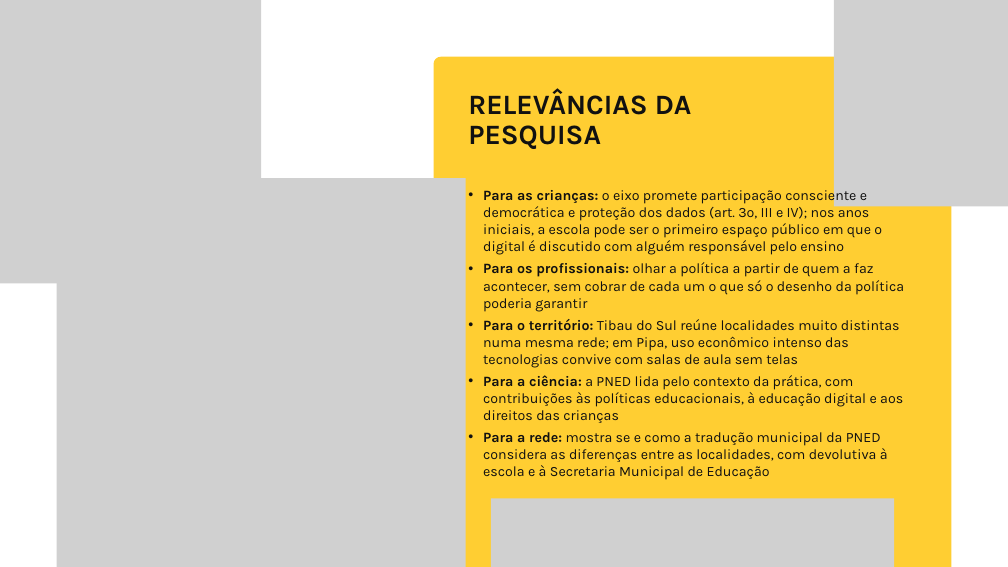
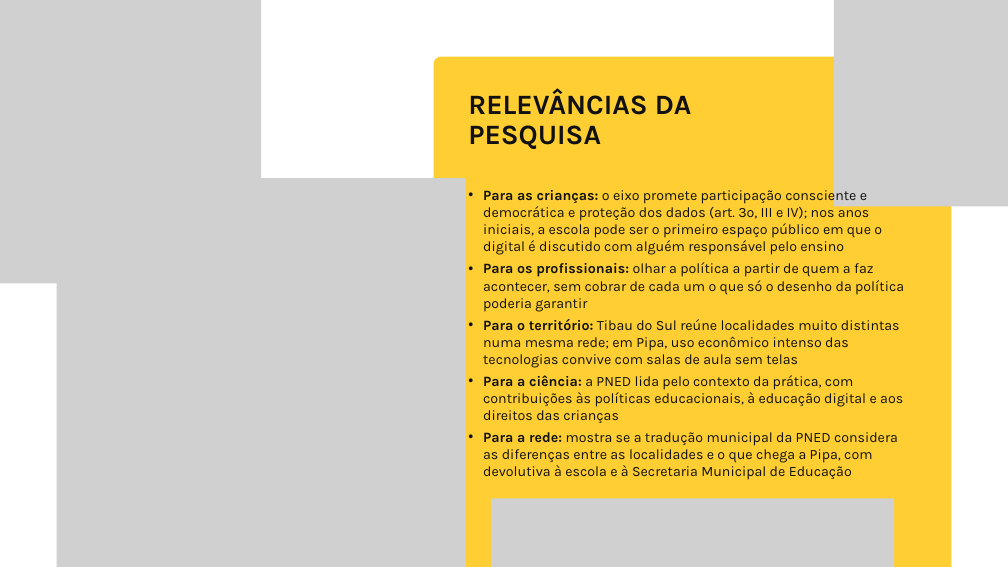
Before and after one commit to yzynya-beep/Tese, a slide deck: slide 6 of apresentacao_qualificacao/Qualificacao_PNED_Pipa.pptx. Drawn at 1008x567 pixels with LibreOffice and Linux fonts; fonts in the diff are those of the drawing; grey boxes stand for pictures; background and template pictures are left out. Boxes give left, top, right and bottom in pixels: in the first picture for what was removed or moved away, otherwise in the second. Text is boxed around its words. In the diff, an @@ line names an element or a change of style, - is before the commit and + after.

```diff
--- a/apresentacao_qualificacao/Qualificacao_PNED_Pipa.pptx
+++ b/apresentacao_qualificacao/Qualificacao_PNED_Pipa.pptx
@@ text at (483, 432, 898, 480): text changed @@
-• Para a rede: mostra se e como a tradução municipal da PNED considera as diferenças entre as localidades, com devolutiva à escola e à Secretaria Municipal de Educação
+• Para a rede: mostra se a tradução municipal da PNED considera as diferenças entre as localidades e o que chega a Pipa, com devolutiva à escola e à Secretaria Municipal de Educação
```
Also in this commit, not shown: 6 other slides changed, 3 other files.
